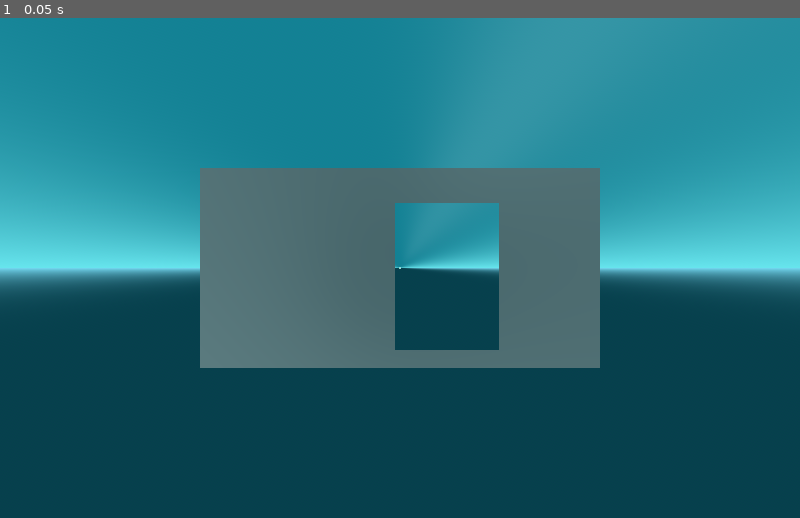
Above: before the commit, frame 1.
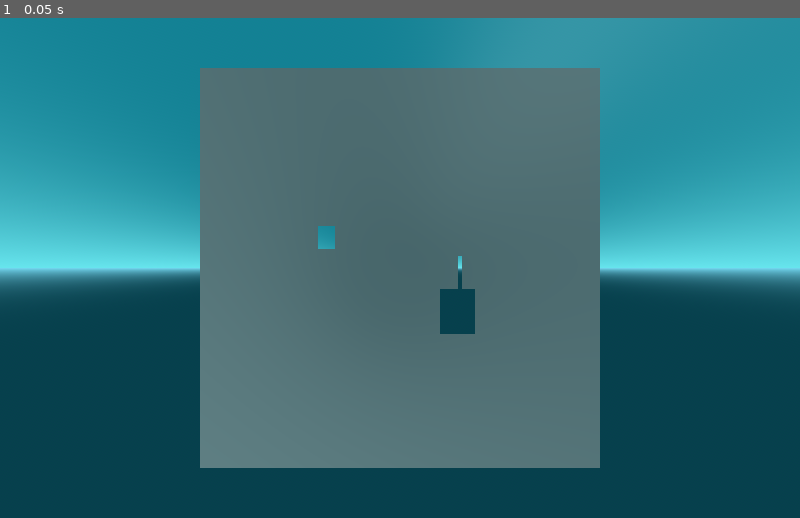
Above: after the commit, the same moment.

Repository: gribbly/GDHOPPER
Game: Godot game, scene res://Main.tscn
Same seed, same stepped clock (60 frames per second), same inputs: the game is played once before the commit and once after it.
Inputs:
- Up to frame 1 (0.05 s): no input

The runs differ from the first frame. In frame 1, 23% of the frame differs, in the area x 25-75%, y 10-90%.

Commit message:
created DebugVisuals helper

Diff:
--- /dev/null
+++ b/scenes/game/DebugVisuals.tscn
@@ -0,0 +1,14 @@
+[gd_scene load_steps=4 format=3 uid="uid://dcaxlbfogl25t"]
+
+[ext_resource type="Script" uid="uid://cv8l5jbua868v" path="res://scenes/game/debug_visuals.gd" id="1_plono"]
+[ext_resource type="Script" uid="uid://be6tws8ipehtp" path="res://scenes/game/debug_immediate_mesh.gd" id="2_6qxek"]
+
+[sub_resource type="ImmediateMesh" id="ImmediateMesh_ydbis"]
+
+[node name="DebugVisuals" type="Node3D"]
+script = ExtResource("1_plono")
+
+[node name="DebugImmediateMesh" type="MeshInstance3D" parent="."]
+unique_name_in_owner = true
+mesh = SubResource("ImmediateMesh_ydbis")
+script = ExtResource("2_6qxek")
--- a/scenes/game/Level.tscn
+++ b/scenes/game/Level.tscn
@@ -1,6 +1,7 @@
-[gd_scene load_steps=6 format=3 uid="uid://dmx3b61sxqsag"]
+[gd_scene load_steps=7 format=3 uid="uid://dmx3b61sxqsag"]
 
 [ext_resource type="Script" uid="uid://3kxw3p70bd58" path="res://scenes/game/level.gd" id="1_ah5nq"]
+[ext_resource type="PackedScene" uid="uid://dcaxlbfogl25t" path="res://scenes/game/DebugVisuals.tscn" id="2_5cov8"]
 [ext_resource type="PackedScene" uid="uid://bl7f4st4ckm45" path="res://assets/models/ReferenceCube1m.glb" id="2_gjy3i"]
 [ext_resource type="PackedScene" uid="uid://dkcgvvjuf5u4u" path="res://scenes/game/LevelLight.tscn" id="2_y0wjm"]
 [ext_resource type="PackedScene" uid="uid://dah8ugqwlrl" path="res://scenes/game/LevelCamera.tscn" id="3_alfq7"]
@@ -8,7 +9,8 @@
 
 [node name="Level" type="Node3D"]
 script = ExtResource("1_ah5nq")
-level_dimensions = Vector2(200, 100)
+level_dimensions = Vector2(200, 200)
+debug_visuals = ExtResource("2_5cov8")
 level_light = ExtResource("2_y0wjm")
 level_camera = ExtResource("3_alfq7")
 level_csg = ExtResource("4_ixotf")
--- /dev/null
+++ b/scenes/game/debug_immediate_mesh.gd
@@ -0,0 +1,24 @@
+extends MeshInstance3D
+
+
+func _ready() -> void:
+	RH.print("🔺 debug_immediate_mesh.gd | ready()", 1)
+
+	mesh.surface_begin(Mesh.PRIMITIVE_TRIANGLES)
+
+	# Prepare attributes for add_vertex.
+	mesh.surface_set_normal(Vector3(0, 0, 1))
+	mesh.surface_set_uv(Vector2(0, 0))
+
+	# Call last for each vertex, adds the above attributes.
+	mesh.surface_add_vertex(Vector3(-1, -1, 0))
+
+	mesh.surface_set_normal(Vector3(0, 0, 1))
+	mesh.surface_set_uv(Vector2(0, 1))
+	mesh.surface_add_vertex(Vector3(-1, 1, 0))
+
+	mesh.surface_set_normal(Vector3(0, 0, 1))
+	mesh.surface_set_uv(Vector2(1, 1))
+	mesh.surface_add_vertex(Vector3(1, 1, 0))
+
+	mesh.surface_end()
--- /dev/null
+++ b/scenes/game/debug_visuals.gd
@@ -0,0 +1,9 @@
+extends Node3D
+
+@onready var debug_immediate_mesh : MeshInstance3D = %DebugImmediateMesh
+
+func _ready() -> void:
+	RH.print("📐 debug_visuals.gd | ready()", 1)
+
+	if debug_immediate_mesh:
+		RH.print("📐 debug_visuals.gd | found %DebugImmediateMesh", 3)
--- a/scenes/game/level.gd
+++ b/scenes/game/level.gd
@@ -1,7 +1,8 @@
 extends Node3D
 
+## The dimensions of the level to generate (in meters)
 @export var level_dimensions: Vector2
-
+@export var debug_visuals: PackedScene
 @export var level_light: PackedScene
 @export var level_camera: PackedScene
 @export var level_csg: PackedScene
@@ -11,8 +12,12 @@
 func _ready() -> void:
 	RH.print("🪨 level.gd | ready()", 1)
 
+	RH.print("🪨 level.gd | 📐 debug_visuals.instantiate")
+	var inst: Node3D = debug_visuals.instantiate()
+	add_child(inst)
+
 	RH.print("🪨 level.gd | ☀️ level_light.instantiate")
-	var inst: Node3D = level_light.instantiate()
+	inst = level_light.instantiate()
 	add_child(inst)
 
 	RH.print("🪨 level.gd | 📸  level_camera.instantiate")
--- a/scenes/game/level_csg.gd
+++ b/scenes/game/level_csg.gd
@@ -22,14 +22,18 @@
 	the_rock.size = Vector3(level_dimensions.x, level_dimensions.y, csg_thickness)
 	%LevelCsgCombiner.add_child(the_rock)
 
-	# Carve a test cavern out of the_rock
+	# Carve som test caverns out of the_rock
+	for i in 5:
+		_test_cavern(64.0, 24.0)
+
+func _test_cavern(p : float = 32, s : float = 32.0) -> void:
 	RH.print("🔪 level_csg.gd | carving test cavern...", 3)
 	var test_cavern := CSGBox3D.new()
-	var px = RH.get_random_float(-50.0, 50.0)
-	var py = RH.get_random_float(-50.0, 50.0)
+	var px = RH.get_random_float(-p, p)
+	var py = RH.get_random_float(-p, p)
 	test_cavern.position = Vector3(px, py, 0.0)
-	var sx = RH.get_random_float(25.0, 75.0)
-	var sy = RH.get_random_float(25.0, 75.0)
+	var sx = RH.get_random_float(-s, s)
+	var sy = RH.get_random_float(-s, s)
 	test_cavern.size = Vector3(sx, sy, csg_thickness * 2)
 	test_cavern.operation = CSGShape3D.OPERATION_SUBTRACTION
 	%LevelCsgCombiner.add_child(test_cavern)
Not shown, added: scenes/game/debug_immediate_mesh.gd.uid
Not shown, added: scenes/game/debug_visuals.gd.uid
